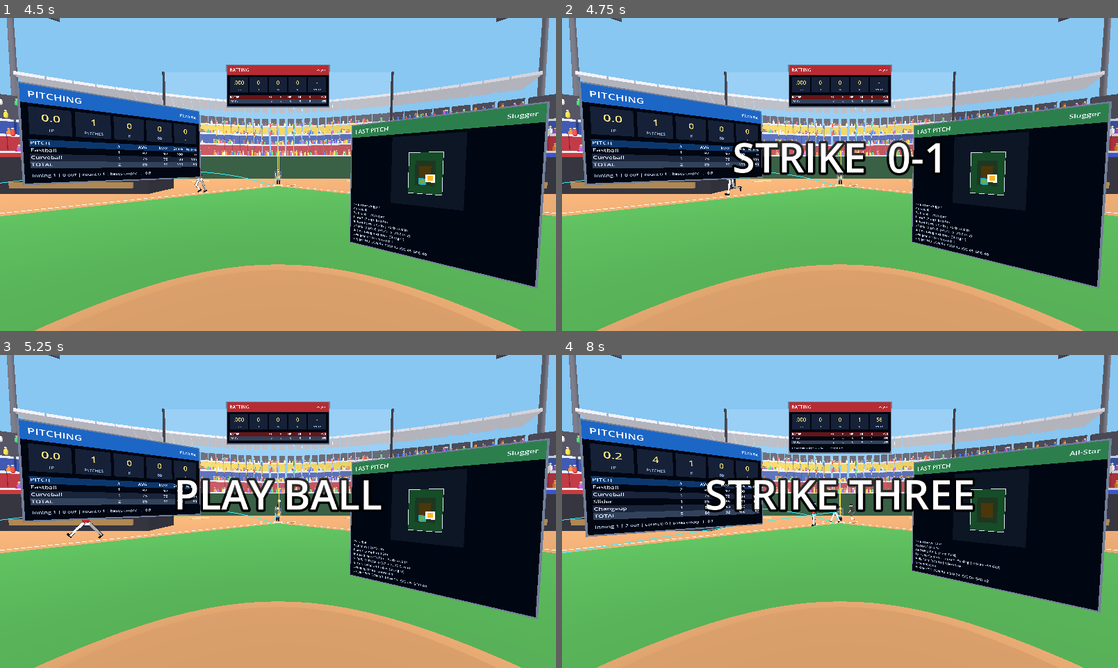
Above: before the commit, frames 1-4 (two rows, left to right).
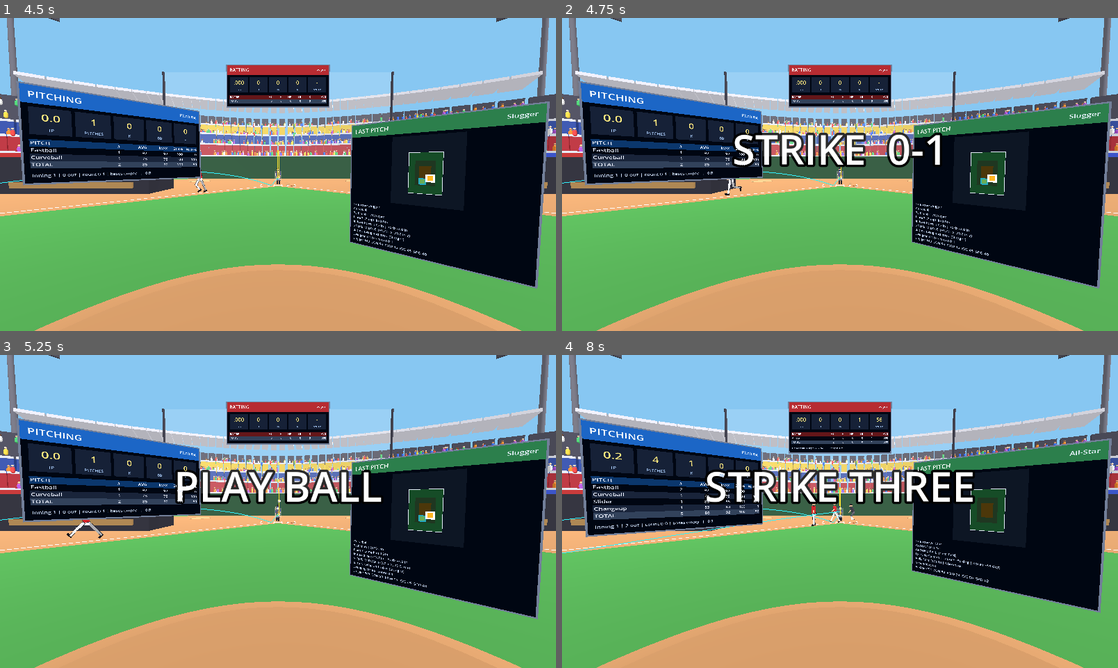
Above: after the commit, the same moments.

Repository: jbax-and-his-ai-pals/009-vr-baseball
Game: Godot game, scene res://scenes/bullpen.tscn
Same seed, same stepped clock (60 frames per second), same inputs: the game is played once before the commit and once after it.
Inputs (mouse positions are in pixels of both pictures, inside the frame that each line leads up to):
- Up to frame 1 (4.5 s): tap Enter (ui_accept) at 0.5, 0.77, 1.25, 2, 2.75, 3.77 s; move the mouse to (400, 158) at 0.52 s; hold Up 0.53-1.25 s; tap P at 0.6, 3.6 s; click (400, 158) at 0.67 s; drag from (166, 190) to (250, 237) at 1.27 s; move the mouse to (333, 105) at 2.02 s; hold Up 2.03-2.75 s; tap Keypad Enter at 2.1 s; drag from (250, 237) to (111, 127) at 2.77 s; move the mouse to (444, 221) at 3.52 s; hold Down 3.53-4.25 s; drag from (111, 127) to (194, 96) at 4.27 s
- Up to frame 2 (4.75 s): no input
- Up to frame 3 (5.25 s): move the mouse to (305, 511) at 5.02 s; hold Down from 5.03 s (still down); tap Keypad Enter at 5.1 s; click (305, 511) at 5.17 s
- Up to frame 4 (8 s): release Down at 5.75 s; drag from (756, 433) to (728, 527) at 5.77 s; tap Enter (ui_accept) at 6.5, 6.77 s; move the mouse to (962, 495) at 6.52 s; hold Up 6.53-7.25 s; tap P at 6.6 s; drag from (728, 527) to (812, 574) at 7.27 s

Frame 1 is identical in both runs. In frame 2, 2.6% of the frame differs, in the area x 30-69%, y 36-51%; in frame 3, 2.5%; in frame 4, 3.5%, in the area x 25-75%, y 36-51%.

Commit message:
Umpire call text sits above the play labels

Diff:
--- a/scripts/bullpen.gd
+++ b/scripts/bullpen.gd
@@ -1051,7 +1051,7 @@
 	_call_label.font_size = 96
 	_call_label.outline_size = 22
 	_call_label.no_depth_test = true
-	_call_label.position = Vector3(0.0, 2.7, -1.6)
+	_call_label.position = Vector3(0.0, 3.5, -1.6)
 	_call_label.visible = false
 	add_child(_call_label)
 	_zone_markers = ZoneMarkers.new()
